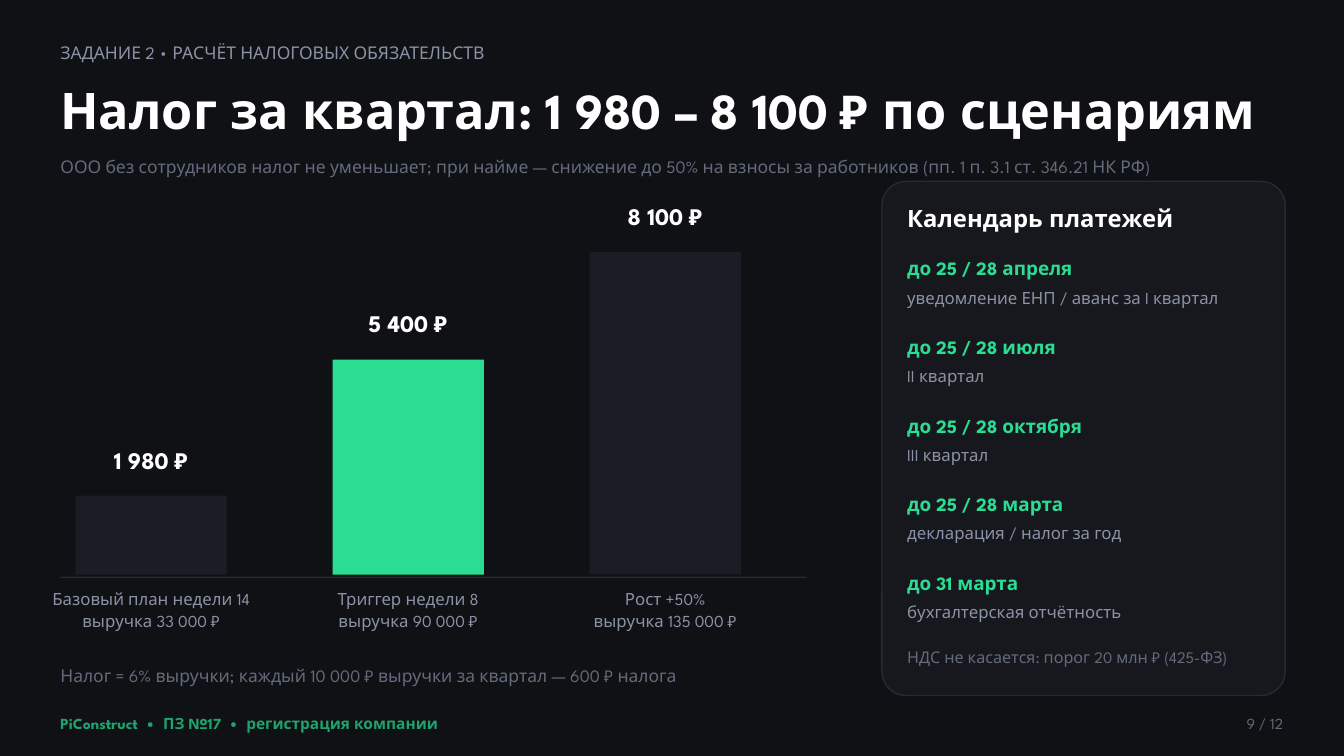
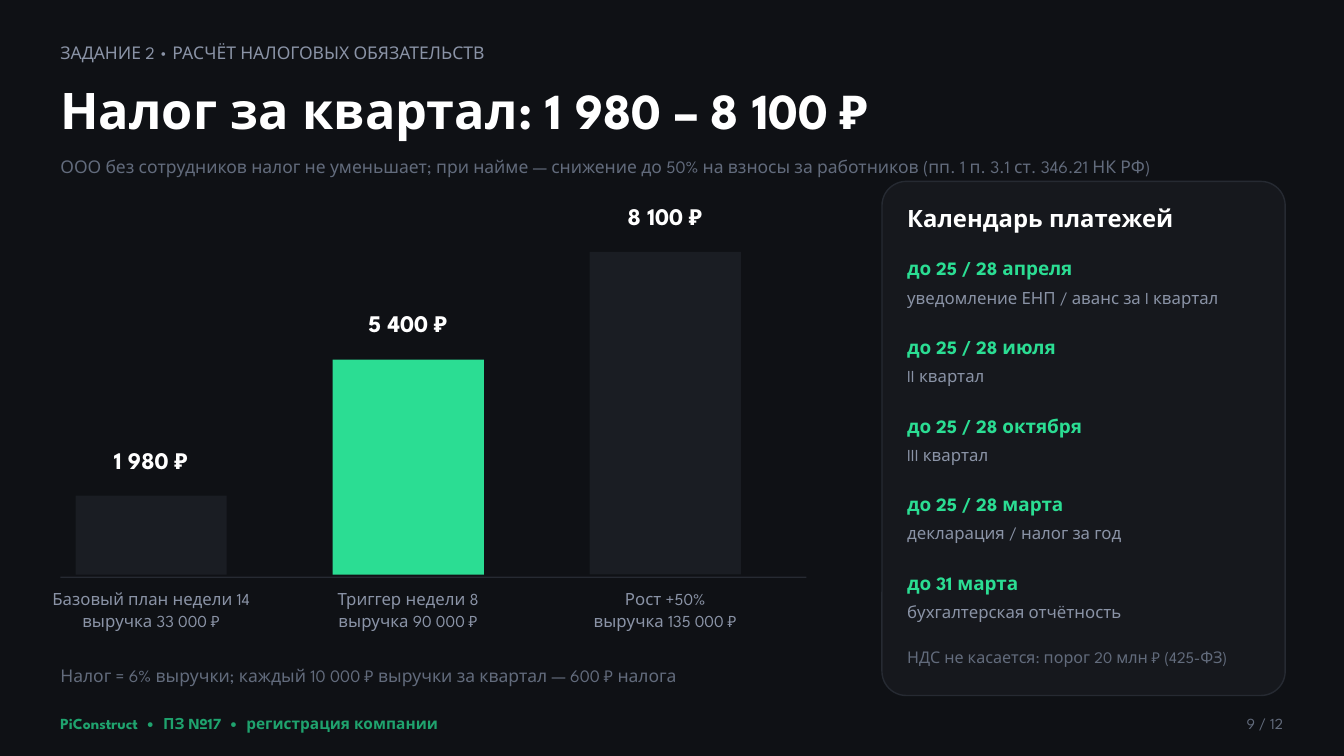
Before and after one commit to Eaglet12IQ/startup-team-1, a slide deck: slide 9 of READMEs/sem_7/week9/attachments/PiConstruct_Регистрация_ООО.pptx. Drawn at 1344x756 pixels with LibreOffice and Linux fonts; fonts in the diff are those of the drawing. Boxes give left, top, right and bottom in pixels: in the first picture for what was removed or moved away, otherwise in the second. Text is boxed around its words. In the diff, an @@ line names an element or a change of style, - is before the commit and + after.

```diff
--- a/READMEs/sem_7/week9/attachments/PiConstruct_Регистрация_ООО.pptx
+++ b/READMEs/sem_7/week9/attachments/PiConstruct_Регистрация_ООО.pptx
@@ text at [60,93,828,141]: text changed @@
-Налог за квартал: 1 980 – 8 100 ₽ по сценариям
+Налог за квартал: 1 980 – 8 100 ₽
```
Also in this commit, not shown: 8 other slides changed, 15 other files.
